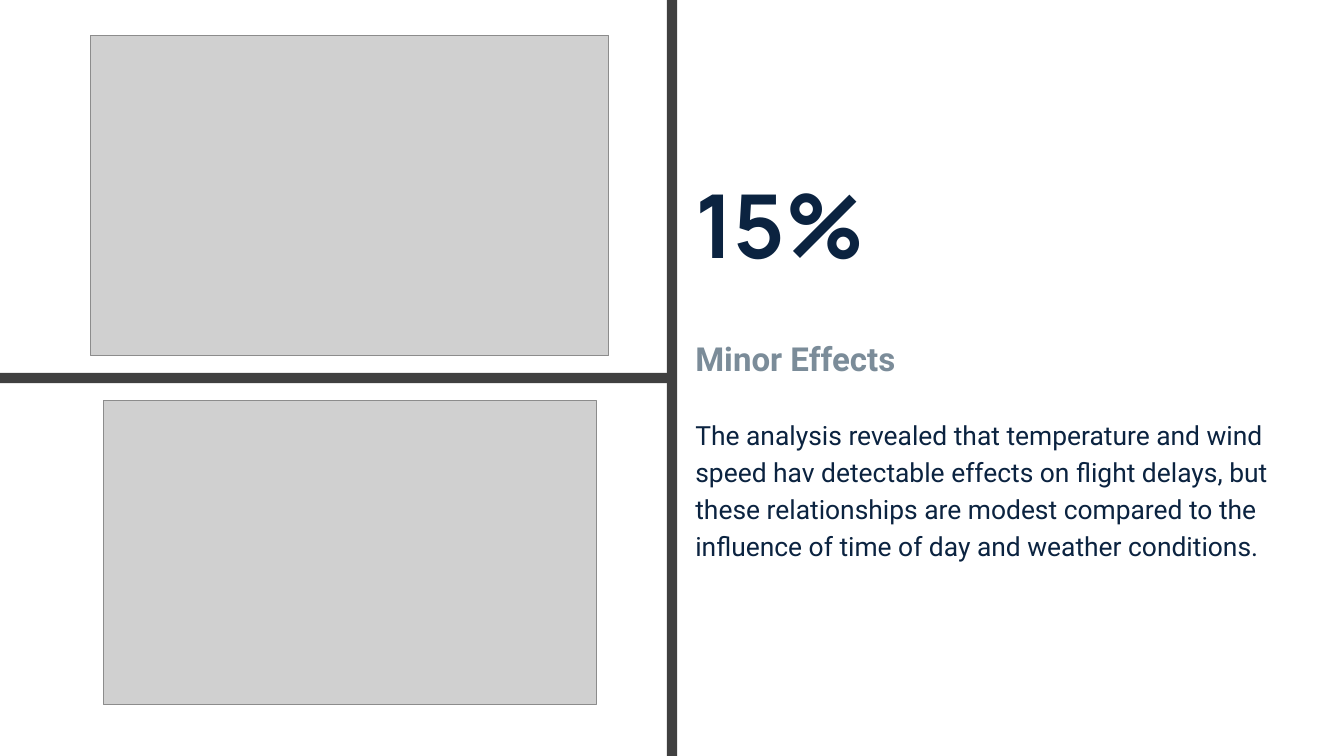
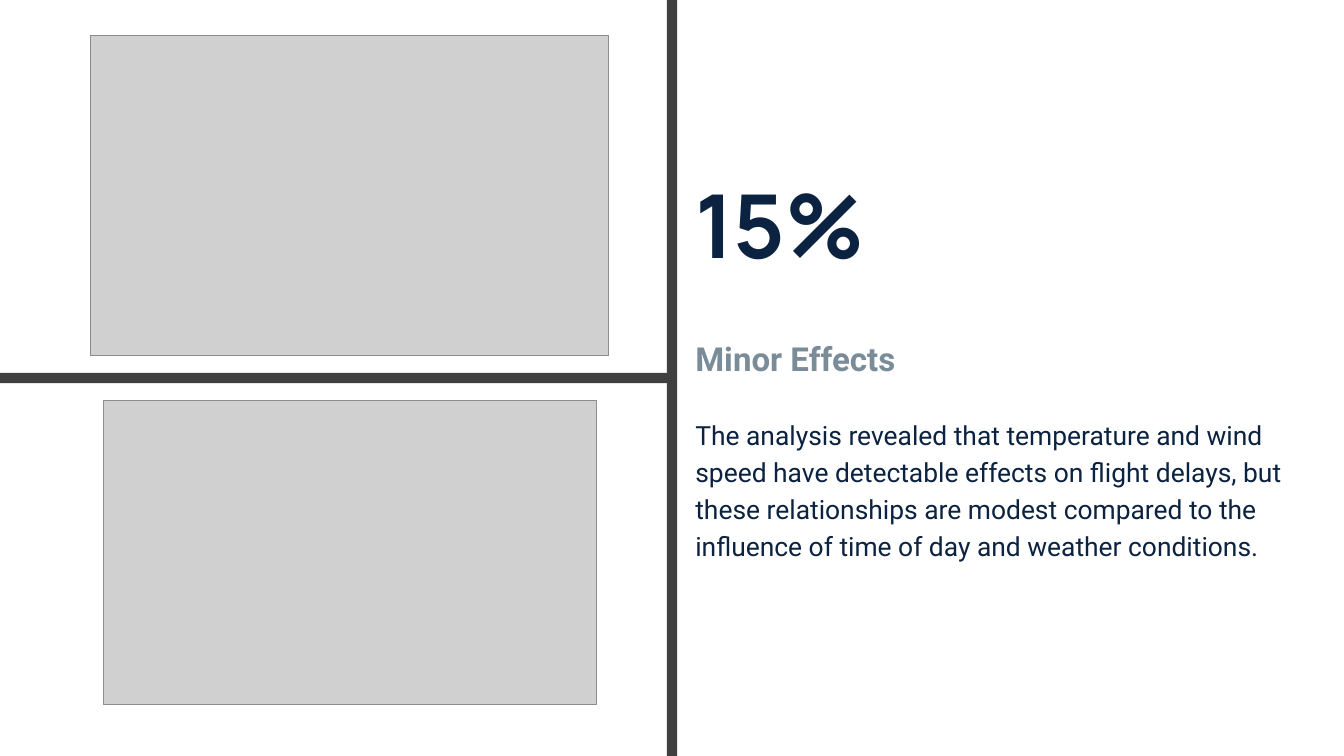
Before and after one commit to gpskentzos/DATA5300-Project1, a slide deck: slide 8 of reports/Presentation - DATA 5300 United Airlines Delays_V2.pptx. Drawn at 1344x756 pixels with LibreOffice and Linux fonts; fonts in the diff are those of the drawing; grey boxes stand for pictures. Boxes give left, top, right and bottom in pixels: in the first picture for what was removed or moved away, otherwise in the second. Text is boxed around its words. In the diff, an @@ line names an element or a change of style, - is before the commit and + after.

```diff
--- a/reports/Presentation - DATA 5300 United Airlines Delays_V2.pptx
+++ b/reports/Presentation - DATA 5300 United Airlines Delays_V2.pptx
@@ text at <box>695,425,1281,562</box>: text changed @@
-The analysis revealed that temperature and wind speed hav detectable effects on flight delays, but these relationships are modest compared to the influence of time of day and weather conditions.
+The analysis revealed that temperature and wind speed have detectable effects on flight delays, but these relationships are modest compared to the influence of time of day and weather conditions.
```
Also in this commit, not shown: 2 other slides changed, 2 other files.
